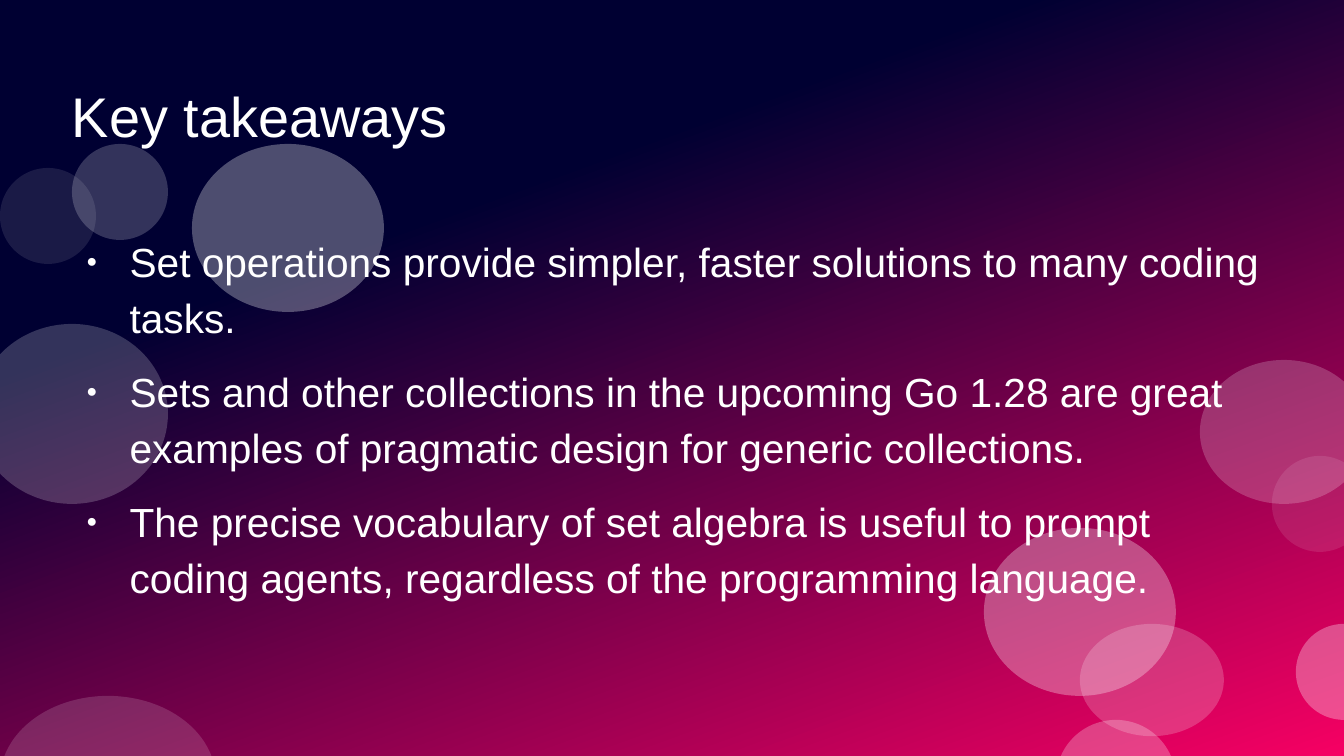
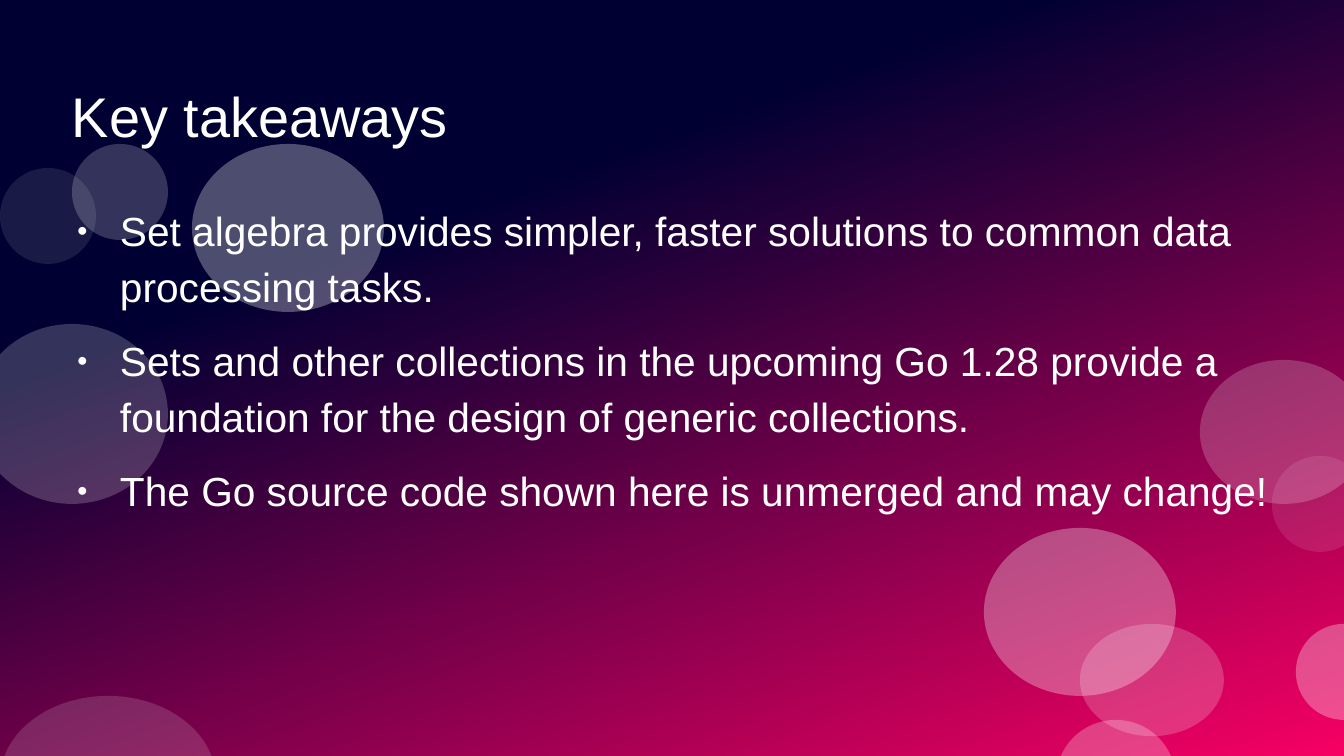
Before and after one commit to ramalho/sets-in-go, a slide deck: slide 50 of sets-in-go.odp (slide 46 before the commit). Drawn at 1344x756 pixels with LibreOffice and Linux fonts; fonts in the diff are those of the drawing. Boxes give left, top, right and bottom in pixels: in the first picture for what was removed or moved away, otherwise in the second. Text is boxed around its words. In the diff, an @@ line names an element or a change of style, - is before the commit and + after.

```diff
--- a/sets-in-go.odp
+++ b/sets-in-go.odp
@@ text at [120,214,1268,514]: text changed @@
-● Set operations provide simpler, faster solutions to many coding tasks.
-● Sets and other collections in the upcoming Go 1.28 are great examples of pragmatic design for generic collections.
-● The precise vocabulary of set algebra is useful to prompt coding agents, regardless of the programming language.
+● Set algebra provides simpler, faster solutions to common data processing tasks.
+● Sets and other collections in the upcoming Go 1.28 provide a foundation for the design of generic collections.
+● The Go source code shown here is unmerged and may change!
```
Also in this commit, not shown: 4 other slides changed, 9 slides added, 1 slide removed, 2 other files.
